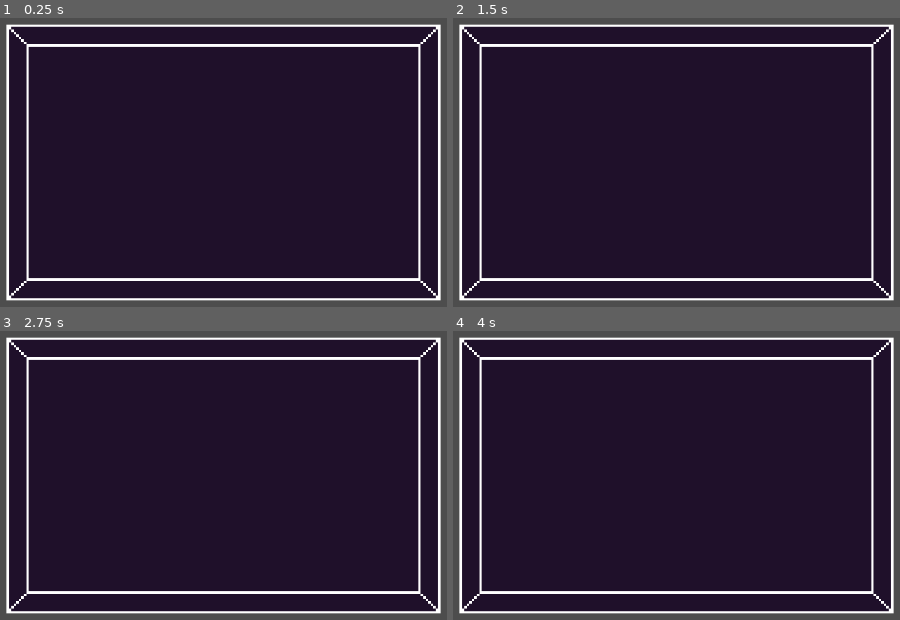
Above: before the commit, frames 1-4 (two rows, left to right).
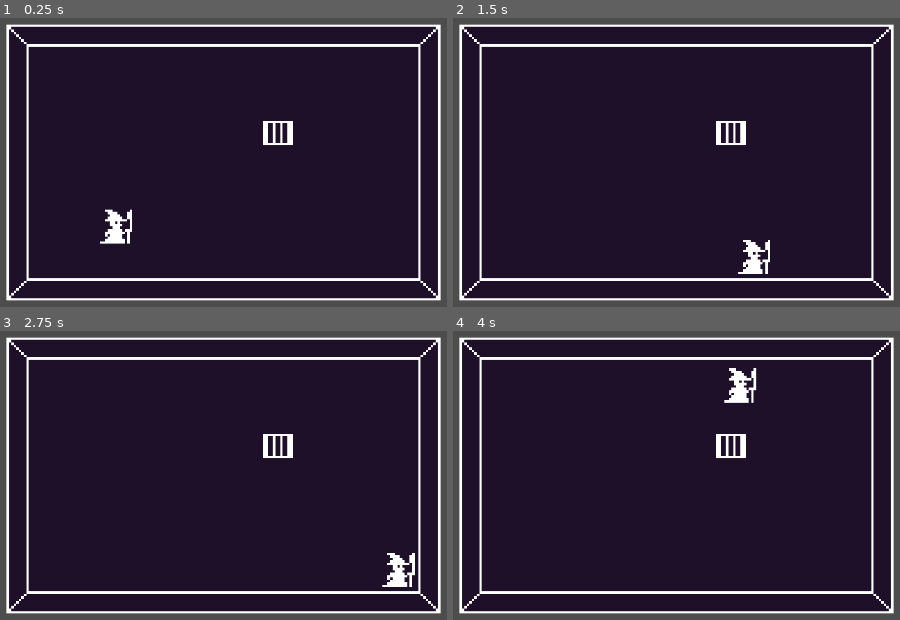
Above: after the commit, the same moments.

Repository: FixelDev/true-philosophers-stone
Game: Godot game, scene res://scenes/dungeon/boss_room.tscn
Two runs of this game, one before a commit and one after it. Both use one fixed random seed, a clock stepped at 60 frames per second and the inputs below. This scene is started directly instead of the project's main scene.
Inputs (mouse positions are in pixels of both pictures, inside the frame that each line leads up to):
- Up to frame 1 (0.25 s): no input
- Up to frame 2 (1.5 s): tap Enter at 0.5 s; move the mouse to (850, 139) at 0.52 s; hold D (right) 0.53-1.28 s; click (850, 139) at 0.6 s; move the mouse to (515, 185) at 1.27 s; hold S (down) from 1.28 s (still down); tap Mouse wheel down (change_spell_down) at 1.35 s
- Up to frame 3 (2.75 s): tap Space at 2 s; move the mouse to (303, 377) at 2.02 s; release S (down) at 2.03 s; hold D (right) from 2.03 s (still down); tap Mouse wheel up (change_spell_up) at 2.1 s
- Up to frame 4 (4 s): tap Enter at 2.75 s; move the mouse to (636, 565) at 2.77 s; release D (right) at 2.78 s; hold W (up) 2.78-3.53 s; click (636, 565) at 2.85 s; move the mouse to (outside the picture) at 3.52 s; hold A (left) from 3.53 s (still down); tap Mouse wheel down (change_spell_down) at 3.6 s

The runs differ from the first frame. In frame 1, 0.9% of the frame differs, in the area x 22-66%, y 35-79%; in frame 2, 0.9%; in frame 3, 0.9%; in frame 4, 0.9%, in the area x 58-69%, y 12-44%.

Commit message:
Finished basic game loop, where after completing the boss room, true element is unlocked

Diff:
--- /dev/null
+++ b/scenes/dungeon/boss_room.gd
@@ -0,0 +1,8 @@
+extends Node2D
+
+@export var true_elements_displayer_scene: PackedScene
+
+func _on_test_exit_area_body_entered(body):
+	LevelManager.defeat_boss()
+	LevelManager.increase_level_index()
+	SceneManager.change_scene_by_packed_scene(true_elements_displayer_scene)
--- a/scenes/dungeon/boss_room.tscn
+++ b/scenes/dungeon/boss_room.tscn
@@ -1,10 +1,35 @@
-[gd_scene load_steps=2 format=3 uid="uid://wv18kjb7tnwi"]
+[gd_scene load_steps=7 format=3 uid="uid://wv18kjb7tnwi"]
 
 [ext_resource type="PackedScene" uid="uid://roqlrlkadytg" path="res://scenes/dungeon/room/room.tscn" id="1_ii5mh"]
+[ext_resource type="Script" path="res://scenes/dungeon/boss_room.gd" id="1_ps0v4"]
+[ext_resource type="PackedScene" uid="uid://bhk8drb6381j7" path="res://scenes/entities/player/player.tscn" id="2_c0fm4"]
+[ext_resource type="PackedScene" uid="uid://crv8r6hn2h1a5" path="res://scenes/true_elements_displayer/true_elements_displayer.tscn" id="2_rqnc1"]
+[ext_resource type="Texture2D" uid="uid://b4s4omovqtc3n" path="res://scenes/dungeon/room/rooms_spritesheet.png" id="3_t1kbh"]
+
+[sub_resource type="RectangleShape2D" id="RectangleShape2D_owgl6"]
 
 [node name="BossRoom" type="Node2D"]
+script = ExtResource("1_ps0v4")
+true_elements_displayer_scene = ExtResource("2_rqnc1")
 
 [node name="Room" parent="." instance=ExtResource("1_ii5mh")]
 
 [node name="Camera2D" type="Camera2D" parent="."]
 zoom = Vector2(3.555, 3.555)
+
+[node name="Player" parent="." instance=ExtResource("2_c0fm4")]
+position = Vector2(-44, 26)
+
+[node name="TestExitArea" type="Area2D" parent="."]
+position = Vector2(22, -12)
+collision_layer = 4
+
+[node name="CollisionShape2D" type="CollisionShape2D" parent="TestExitArea"]
+shape = SubResource("RectangleShape2D_owgl6")
+
+[node name="Sprite2D" type="Sprite2D" parent="TestExitArea"]
+texture = ExtResource("3_t1kbh")
+region_enabled = true
+region_rect = Rect2(16, 64, 16, 16)
+
+[connection signal="body_entered" from="TestExitArea" to="." method="_on_test_exit_area_body_entered"]
--- a/scenes/level_manager.gd
+++ b/scenes/level_manager.gd
@@ -2,15 +2,20 @@
 
 enum LevelType {NORMAL_LEVEL, NORMAL_LEVEL_WITH_SHOP, BOSS_LEVEL}
 
+#var game_structure: Array[LevelType] = [
+	#LevelType.NORMAL_LEVEL_WITH_SHOP,
+	#LevelType.NORMAL_LEVEL,
+	#LevelType.NORMAL_LEVEL,
+	#LevelType.BOSS_LEVEL,
+#]
+
 var game_structure: Array[LevelType] = [
-	LevelType.NORMAL_LEVEL_WITH_SHOP,
-	LevelType.NORMAL_LEVEL,
 	LevelType.NORMAL_LEVEL,
 	LevelType.BOSS_LEVEL,
 ]
 
 var current_level_index: int = 0
-
+var boss_defeat_counter: int = 0
 
 func get_current_level_type() -> LevelType:
 	return game_structure[current_level_index]
@@ -18,3 +23,10 @@
 
 func increase_level_index() -> void:
 	current_level_index += 1
+
+	if current_level_index >= game_structure.size():
+		current_level_index = 0
+
+
+func defeat_boss() -> void:
+	boss_defeat_counter += 1
--- a/scenes/starting_level.gd
+++ b/scenes/starting_level.gd
@@ -4,6 +4,8 @@
 
 
 func _ready() -> void:
+	print("Boss defeated: " + str(LevelManager.boss_defeat_counter))
+
 	if LevelManager.get_current_level_type() == LevelManager.LevelType.NORMAL_LEVEL:
 		entrance_shop.visible = false
 		entrance_shop.get_node("EnterArea").disabled = true
--- /dev/null
+++ b/scenes/true_elements_displayer/true_elements_displayer.gd
@@ -0,0 +1,13 @@
+extends Control
+
+
+@export var true_elements_holder: HBoxContainer
+
+
+func _ready() -> void:
+	for i in range(LevelManager.boss_defeat_counter):
+		true_elements_holder.get_child(i).visible = true
+
+
+func _on_timer_timeout():
+	SceneManager.change_scene_by_path("res://scenes/starting_level.tscn")
--- /dev/null
+++ b/scenes/true_elements_displayer/true_elements_displayer.tscn
@@ -0,0 +1,55 @@
+[gd_scene load_steps=2 format=3 uid="uid://crv8r6hn2h1a5"]
+
+[ext_resource type="Script" path="res://scenes/true_elements_displayer/true_elements_displayer.gd" id="1_h8nb7"]
+
+[node name="TrueElementsDisplayer" type="Control" node_paths=PackedStringArray("true_elements_holder")]
+layout_mode = 3
+anchors_preset = 15
+anchor_right = 1.0
+anchor_bottom = 1.0
+grow_horizontal = 2
+grow_vertical = 2
+script = ExtResource("1_h8nb7")
+true_elements_holder = NodePath("CanvasLayer/TrueElementsHolder")
+
+[node name="CanvasLayer" type="CanvasLayer" parent="."]
+
+[node name="TrueElementsHolder" type="HBoxContainer" parent="CanvasLayer"]
+anchors_preset = 14
+anchor_top = 0.5
+anchor_right = 1.0
+anchor_bottom = 0.5
+grow_horizontal = 2
+grow_vertical = 2
+size_flags_horizontal = 6
+alignment = 1
+
+[node name="TrueFireImage" type="ColorRect" parent="CanvasLayer/TrueElementsHolder"]
+visible = false
+custom_minimum_size = Vector2(100, 100)
+layout_mode = 2
+color = Color(0.912828, 0.0592572, 0.29953, 1)
+
+[node name="TrueWaterImage" type="ColorRect" parent="CanvasLayer/TrueElementsHolder"]
+visible = false
+custom_minimum_size = Vector2(100, 100)
+layout_mode = 2
+color = Color(0.215686, 1, 1, 1)
+
+[node name="TrueAirImage" type="ColorRect" parent="CanvasLayer/TrueElementsHolder"]
+visible = false
+custom_minimum_size = Vector2(100, 100)
+layout_mode = 2
+
+[node name="TrueEarthImage" type="ColorRect" parent="CanvasLayer/TrueElementsHolder"]
+visible = false
+custom_minimum_size = Vector2(100, 100)
+layout_mode = 2
+color = Color(0.498265, 0.254077, 0.191211, 1)
+
+[node name="Timer" type="Timer" parent="."]
+wait_time = 7.0
+one_shot = true
+autostart = true
+
+[connection signal="timeout" from="Timer" to="." method="_on_timer_timeout"]
Not shown, added: scenes/sta3993.tmp
